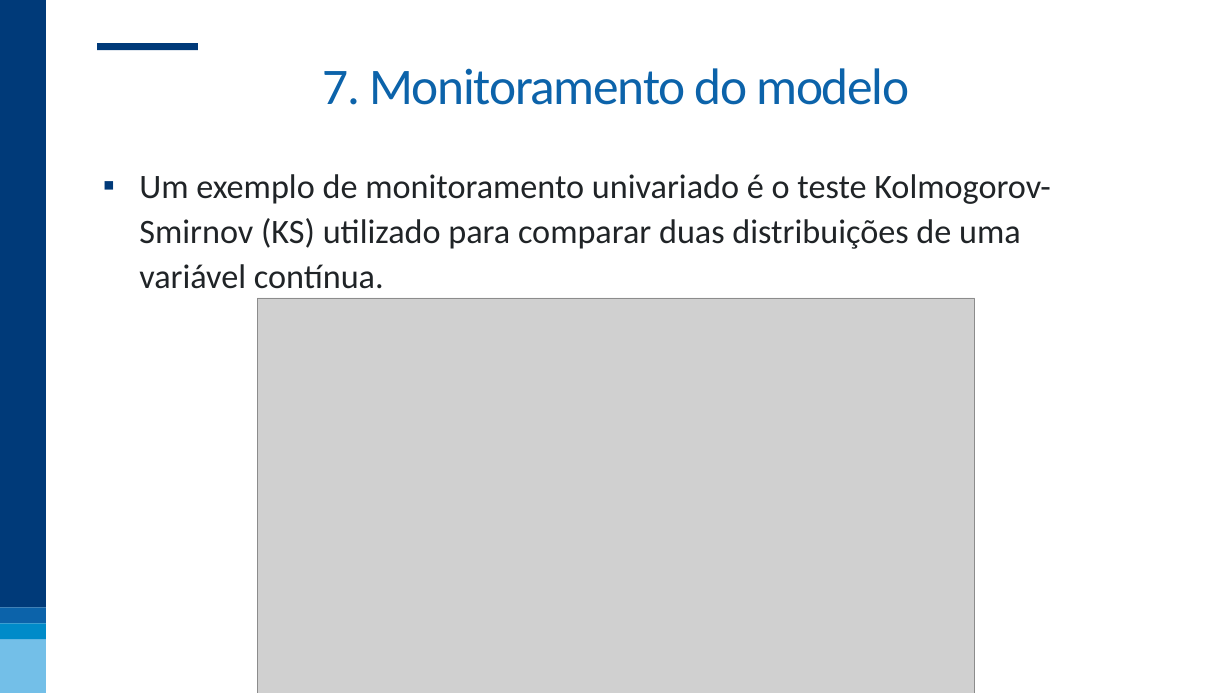
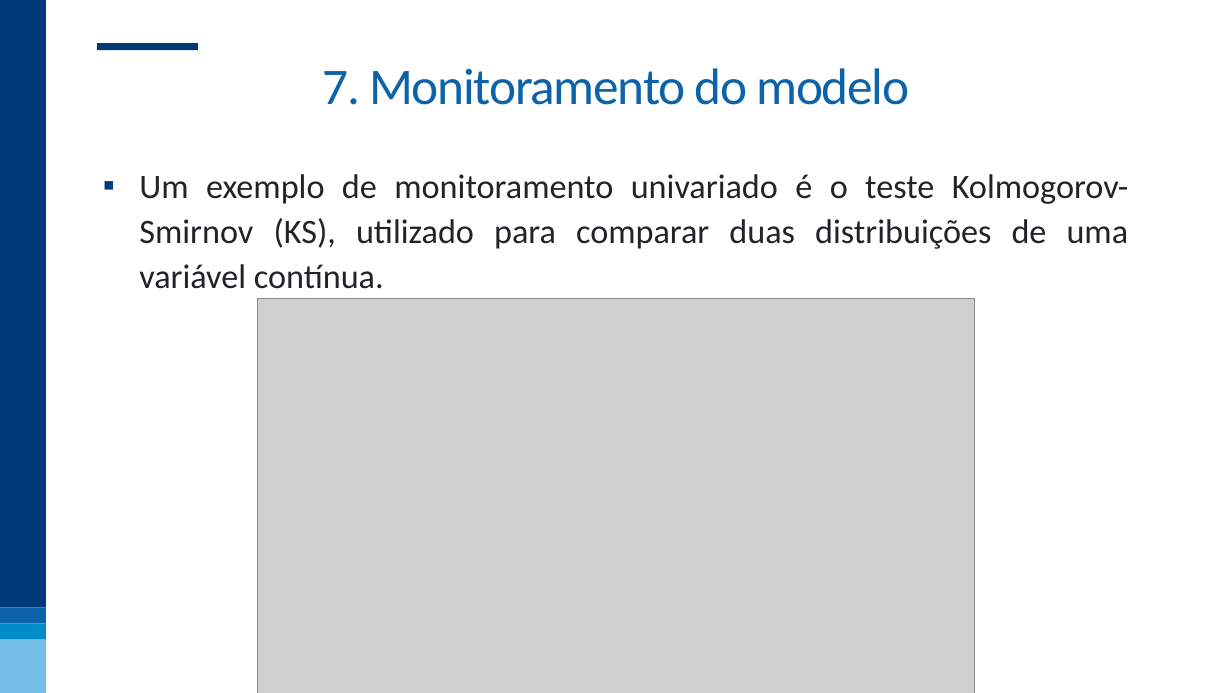
Before and after one commit to nogueira-cavalcante/fgv, a slide deck: slide 82 of MLOps e Versionamento/apresentações/MLOps e Versionamento.pptx. Drawn at 1232x693 pixels with LibreOffice and Linux fonts; fonts in the diff are those of the drawing; grey boxes stand for pictures; background and template pictures are left out. Boxes give left, top, right and bottom in pixels: in the first picture for what was removed or moved away, otherwise in the second. Text is boxed around its words. In the diff, an @@ line names an element or a change of style, - is before the commit and + after.

```diff
--- a/MLOps e Versionamento/apresentações/MLOps e Versionamento.pptx
+++ b/MLOps e Versionamento/apresentações/MLOps e Versionamento.pptx
@@ text at [139, 174, 1129, 289]: text changed @@
-▪ Um exemplo de monitoramento univariado é o teste Kolmogorov-Smirnov (KS) utilizado para comparar duas distribuições de uma variável contínua.
+▪ Um exemplo de monitoramento univariado é o teste Kolmogorov-Smirnov (KS), utilizado para comparar duas distribuições de uma variável contínua.
```
Also in this commit, not shown: 13 other slides changed.
